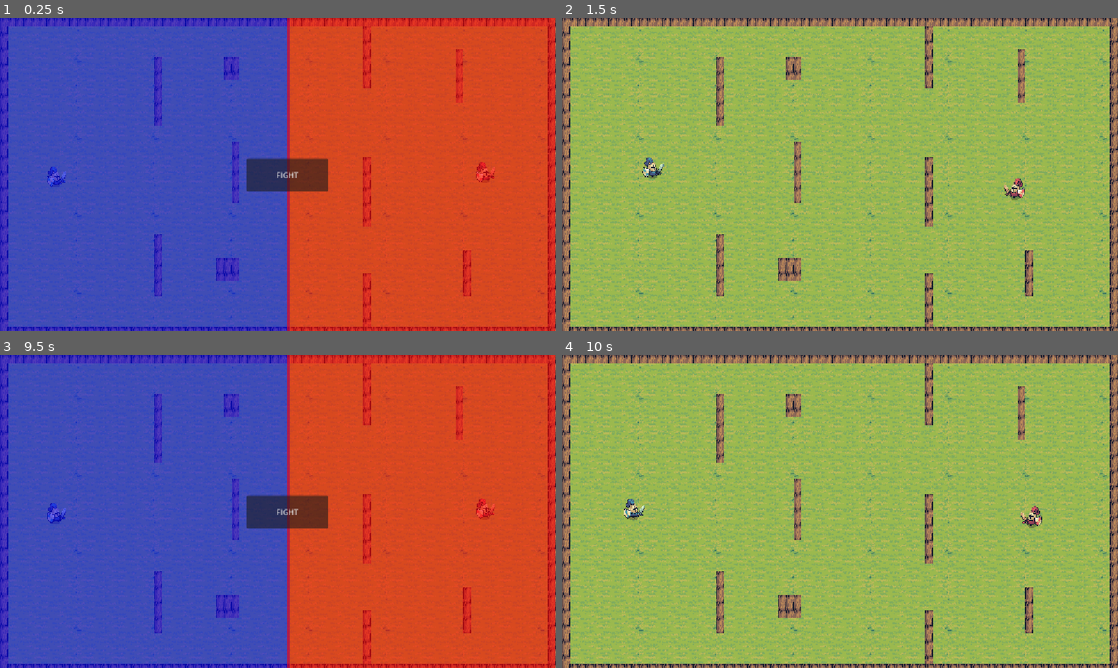
Above: before the commit, frames 1-4 (two rows, left to right).
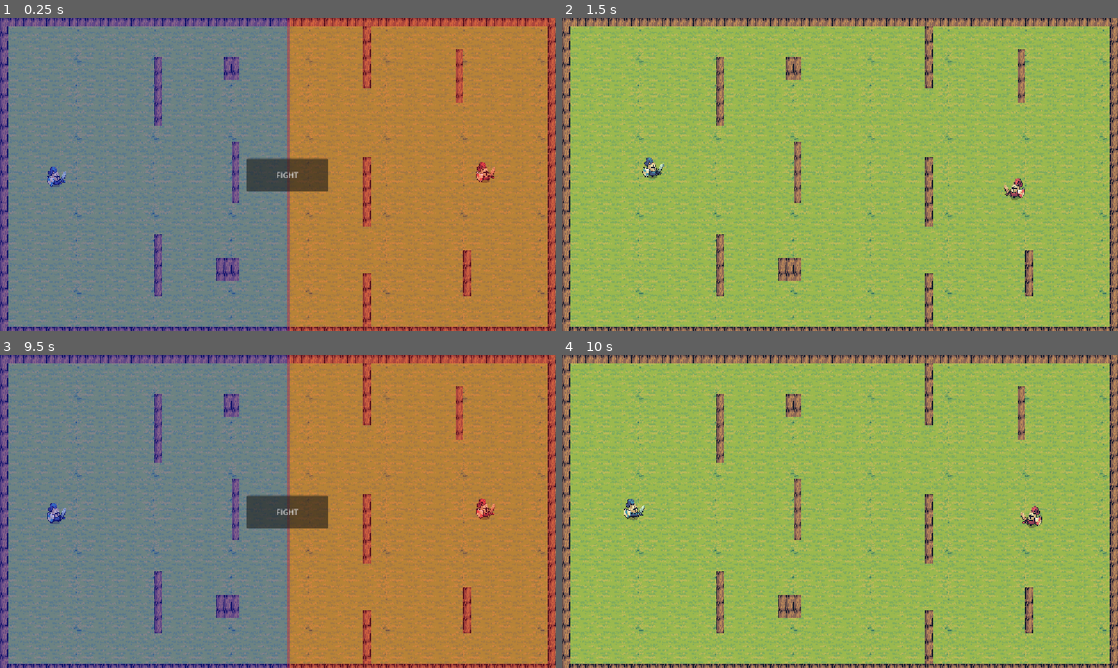
Above: after the commit, the same moments.

Repository: RohanFlynn/battle-sim-project
Game: Godot game, scene res://scenes/test_level_1.tscn
Two runs of this game, one before a commit and one after it. Both use one fixed random seed, a clock stepped at 60 frames per second and the inputs below.
Inputs (mouse positions are in pixels of both pictures, inside the frame that each line leads up to):
- Up to frame 1 (0.25 s): no input
- Up to frame 2 (1.5 s): click "FIGHT" at 0.5 s; move the mouse to (962, 158) at 1.27 s; click (962, 158) at 1.42 s
- Up to frame 3 (9.5 s): move the mouse to (166, 527) at 2.02 s; click (166, 527) at 2.17 s; move the mouse to (333, 442) at 2.77 s; click (333, 442) at 2.92 s; move the mouse to (250, 574) at 3.52 s; click (250, 574) at 3.67 s; move the mouse to (444, 558) at 4.27 s; click (444, 558) at 4.42 s; move the mouse to (111, 464) at 5.02 s; click (111, 464) at 5.17 s; move the mouse to (305, 511) at 5.77 s; click (305, 511) at 5.92 s; move the mouse to (194, 433) at 6.52 s; click (194, 433) at 6.67 s; move the mouse to (400, 495) at 7.27 s; click (400, 495) at 7.42 s; move the mouse to (166, 527) at 8.02 s; click (166, 527) at 8.17 s; move the mouse to (333, 442) at 8.77 s; click (333, 442) at 8.92 s
- Up to frame 4 (10 s): click "FIGHT" at 9.5 s

The runs differ from the first frame. In frame 1, 98% of the frame differs, in the area x 0-100%, y 0-100%; in frame 2, nothing differs; in frame 3, 98%; in frame 4, nothing differs.

Commit message:
minor tweaks

Diff:
--- a/battle-sim/scenes/test_level_1.tscn
+++ b/battle-sim/scenes/test_level_1.tscn
@@ -868,14 +868,14 @@
 
 [sub_resource type="Gradient" id="Gradient_64tjs"]
 offsets = PackedFloat32Array(0)
-colors = PackedColorArray(0, 0, 1, 0.58431375)
+colors = PackedColorArray(0, 0, 1, 0.29411766)
 
 [sub_resource type="GradientTexture2D" id="GradientTexture2D_3xdft"]
 gradient = SubResource("Gradient_64tjs")
 
 [sub_resource type="Gradient" id="Gradient_3xdft"]
 offsets = PackedFloat32Array(0)
-colors = PackedColorArray(1, 0, 0, 0.6039216)
+colors = PackedColorArray(1, 0, 0, 0.29411766)
 
 [sub_resource type="GradientTexture2D" id="GradientTexture2D_2tvoo"]
 gradient = SubResource("Gradient_3xdft")
